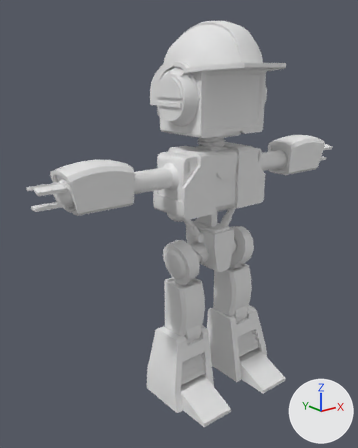
The FBX model Assets/Scenes/NikoScene/Mesh_multibot_nikoEnns.fbx as it was, and as the next commit left it.
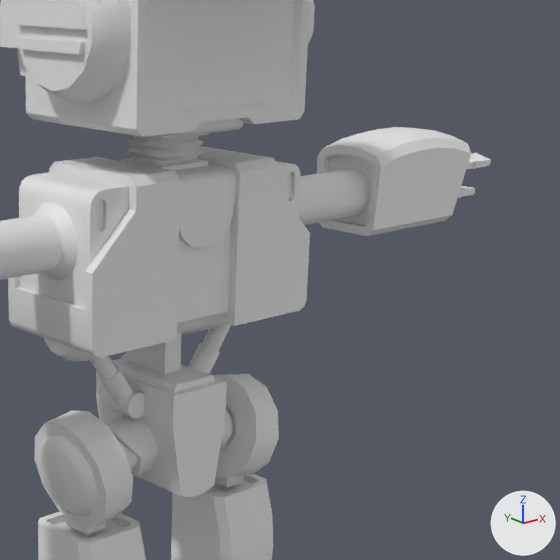
The first picture shows the older version from a 50 mm lens placed at (-4.17, -4.57, 4.19), pointed at (-0.4, 0.14, 2.31). The close-ups show both versions on the part from 42% to 100% of the width and 20% to 66% of the height of that picture; other places that the commit changed are outside them. The axes (+X, +Y, +Z) are drawn at lower right. The lights are the same throughout. Where no turn or scale is listed for an object, it has been applied to the vertices.

The first close-up shows 'Multibot_Center_Chest', 'Multibot_Center_Earphones', 'Multibot_Center_Head', 'Multibot_Center_Neck', 'Multibot_Center_Pelvis', 'Multibot_Center_Spine', 'Multibot_Left_Bicep', 'Multibot_Left_Forearm', 'Multibot_Left_Index1', 'Multibot_Left_Index2', 'Multibot_Left_Shoulder', 'Multibot_Left_Thigh', 'Multibot_Left_Thumb2', 'Multibot_Right_Bicep', 'Multibot_Right_Shoulder', 'Multibot_Right_Thigh'.
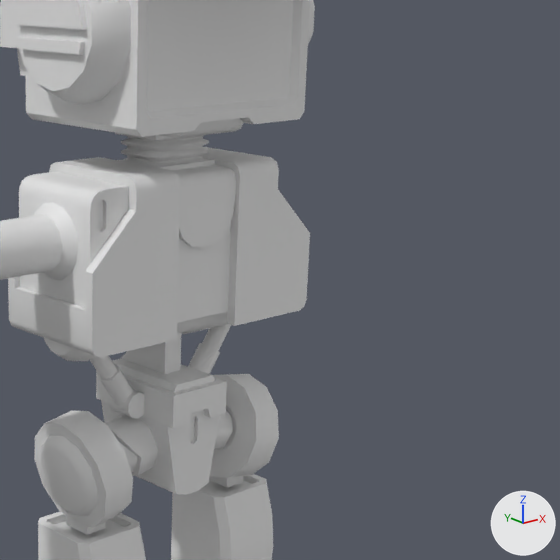
Where the newer file only moved an object's origin or applied its transform, the numbers keep the older frame.

Location of each change, [x1, y1, x2, y2] in pixels of the close-ups (560 x 560 px):
```json
{"object": "Multibot_Left_Forearm", "change": "deleted", "before": [317, 127, 471, 236]}
{"object": "Multibot_Center_Pelvis", "change": "reshaped", "before": [96, 398, 233, 497], "after": [101, 400, 233, 495]}
{"object": "Multibot_Left_Bicep", "change": "deleted", "before": [299, 169, 370, 225]}
{"object": "Multibot_Center_Neck", "change": "mesh rescaled", "before": [121, 133, 209, 170], "after": [115, 133, 215, 170], "on screen": "13% wider"}
{"object": "Multibot_Left_Shoulder", "change": "deleted", "before": [276, 161, 301, 217]}
{"object": "Multibot_Left_Index2", "change": "deleted", "before": [469, 153, 491, 169]}
{"object": "Multibot_Left_Thumb2", "change": "deleted", "before": [458, 186, 475, 198]}
{"object": "Multibot_Left_Index1", "change": "deleted", "before": [467, 160, 476, 169]}
{"part": 2, "of": "me_mesh_003", "change": "built on", "before": [96, 398, 222, 497], "after": [101, 400, 216, 495]}
```

The change, as JSON lines over the scene's bpy script:
```json
{"block": "me_mesh_012", "where": "me_mesh_012.from_pydata(...)  # 64 vertices, 60 faces; spans x -0.141..0.141, y -0.141..0.141, z 0.0..0.165"}
{"block": "me_mesh_012", "where": "# used by ob_multibot_center_neck; location = (0.0, 0.0, 3.244)"}
{"block": "me_mesh_012", "change": "me_mesh_012 part 1: the whole mesh is scaled about its middle by (1.29, 1, 1)"}
{"block": "me_mesh_003", "where": "# used by ob_multibot_center_pelvis; location = (0.0, 0.0, 2.137)"}
{"op": "remove", "block": "me_mesh_003", "code": "me_mesh_003.from_pydata(...)  # 178 vertices, 184 faces; spans x -0.472..0.472, y -0.279..0.279, z -0.442..0.013"}
{"op": "add", "block": "me_mesh_003", "code": "me_mesh_003.from_pydata(...)  # 208 vertices, 218 faces; spans x -0.472..0.472, y -0.242..0.242, z -0.442..0.013"}
{"block": "me_mesh_003", "change": "me_mesh_003 part 2: 2 vertices moved from x -0.171..0.171, y -0.279, z -0.063 to x -0.024..0.024, y -0.242, z -0.174; 20 vertices removed from x -0.249..0.249, y -0.279..0.279, z -0.442..-0.063; 50 vertices added at x -0.171..0.171, y -0.242..0.242, z -0.442..-0.053"}
{"op": "remove", "block": "ob_multibot_left_index2", "code": ["ob_multibot_left_index2 = bpy.data.objects.new('Multibot_Left_Index2', me_mesh_033)", "ob_multibot_left_index2.location = (2.2, -0.091, 3.062)"]}
{"op": "remove", "block": "ob_multibot_left_shoulder", "code": ["ob_multibot_left_shoulder = bpy.data.objects.new('Multibot_Left_Shoulder', me_mesh_025)", "ob_multibot_left_shoulder.location = (0.394, 0.0, 2.971)"]}
{"op": "remove", "block": "ob_multibot_left_thumb2", "code": ["ob_multibot_left_thumb2 = bpy.data.objects.new('Multibot_Left_Thumb2', me_mesh_029)", "ob_multibot_left_thumb2.location = (2.205, 0.0, 2.877)"]}
{"op": "remove", "block": "ob_multibot_left_index1", "code": ["ob_multibot_left_index1 = bpy.data.objects.new('Multibot_Left_Index1', me_mesh_032)", "ob_multibot_left_index1.location = (2.057, -0.091, 3.062)"]}
{"op": "remove", "block": "ob_multibot_left_bicep", "code": ["ob_multibot_left_bicep = bpy.data.objects.new('Multibot_Left_Bicep', me_mesh_026)", "ob_multibot_left_bicep.location = (0.542, 0.0, 2.971)"]}
{"op": "remove", "block": "ob_multibot_left_forearm", "code": ["ob_multibot_left_forearm = bpy.data.objects.new('Multibot_Left_Forearm', me_mesh_027)", "ob_multibot_left_forearm.location = (1.29, 0.0, 2.971)"]}
```
